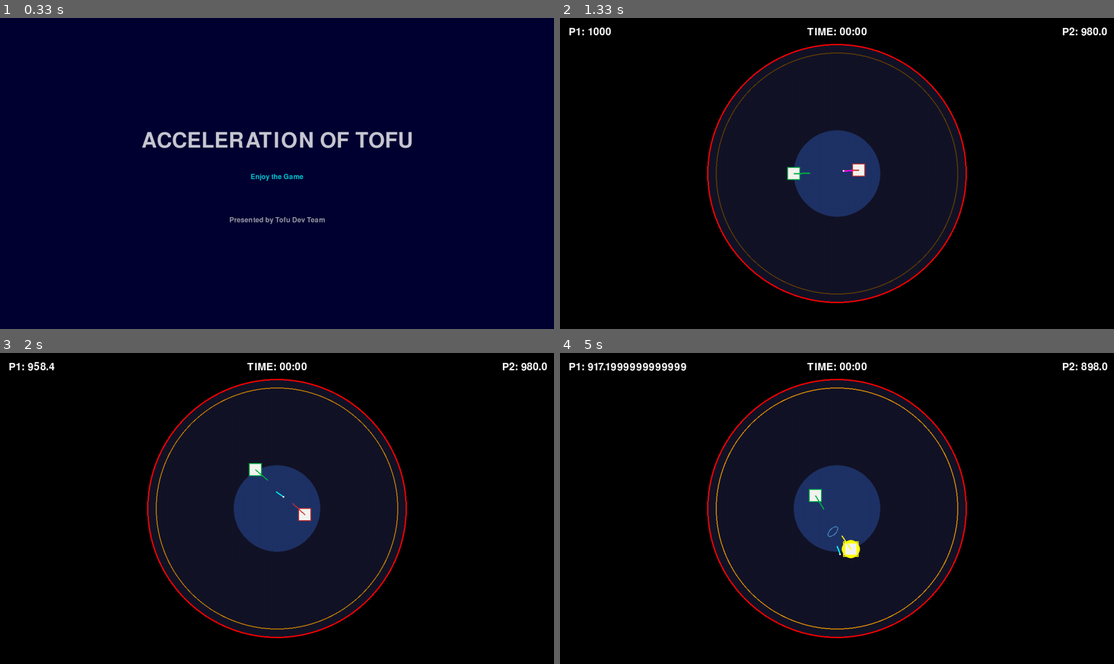
Above: before the commit, frames 1-4 (two rows, left to right).
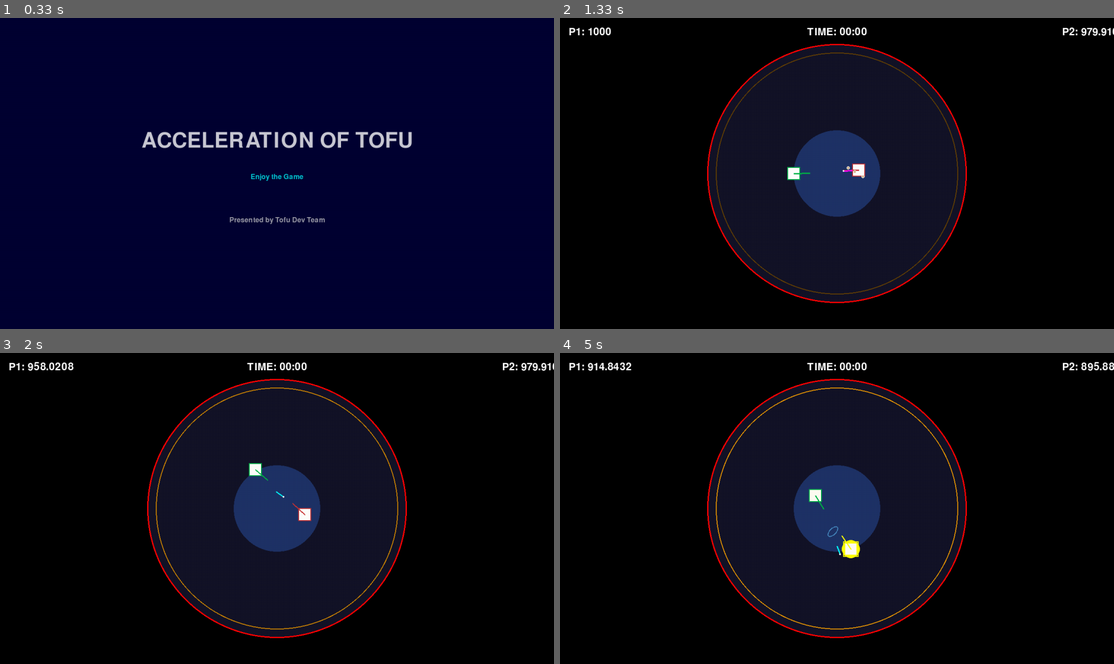
Above: after the commit, the same moments.

Repository: YuujiKamura/Acceleration-of-Tofu
Game: pygame game, started from main.py
The game is run twice, just before and just after one commit, with the same random seed, the same clock (stepped at 60 frames per second) and the same inputs.
Inputs:
- Up to frame 1 (0.33 s): no input
- Up to frame 2 (1.33 s): hold Right 0.33-0.8 s; tap Enter at 0.83 s; tap J at 1.17 s
- Up to frame 3 (2 s): hold Up 1.5-1.8 s; tap J at 1.57, 1.9 s; hold Right from 1.83 s (still down); tap K at 1.98 s
- Up to frame 4 (5 s): tap J at 2.2, 2.4, 2.7, 2.97, 3.3, 3.6, 3.73, 4.13, 4.43, 4.8 s; release Right at 2.3 s; hold Left 2.33-2.87 s; hold Down 2.9-3.2 s; hold Left 3.23-3.63 s; tap K at 3.38, 4.88 s; hold Up 3.67-4.03 s; hold Right 4.07-4.7 s; hold Down from 4.73 s (still down)

Frame 1 is identical in both runs. In frame 2, 0.1% of the frame differs, in the area x 51-100%, y 2-52%; in frame 3, 0.2%; in frame 4, 0.4%, in the area x 6-100%, y 2-6%.

Commit message:
Implement Fermentation system: sticky aura, aging damage multiplier, bean loss/recovery, and visual effects (Gemini CLI)

Diff:
--- a/game/game.py
+++ b/game/game.py
@@ -2,16 +2,25 @@
 import math
 import json
 import os
+import random
 from game.constants import (
     ARENA_CENTER_X, ARENA_CENTER_Y, ACTION_NAMES,
     SCREEN_WIDTH, SCREEN_HEIGHT, DEFAULT_KEY_MAPPING_P1, DEFAULT_KEY_MAPPING_P2,
-    MAX_HEALTH, JAPANESE_FONT_NAMES, DEFAULT_FONT
+    MAX_HEALTH, JAPANESE_FONT_NAMES, DEFAULT_FONT,
+    TOFU_WHITE, YELLOW, MAGENTA, CYAN,
+    SHIELD_DURATION, DASH_COOLDOWN, PLAYER_SPEED, PLAYER_DASH_SPEED,
+    MAX_HEAT, MAX_HYPER,
+    HYPER_CONSUMPTION_RATE, HYPER_DECREASE_RATE_AT_BORDER, HYPER_ACTIVATION_COST,
+    HYPER_DURATION, DASH_RING_DURATION, HEAT_DECREASE_RATE,
+    WEAPON_TYPES
 )
 from game.player import Player
 from game.arena import Arena
 from game.hud import HUD
 from game.ai import AIController
 from game.states import TitleState
+from game.weapon import Weapon
+from game.projectile import BeamProjectile, BallisticProjectile, MeleeProjectile
 
 class Game:
     def __init__(self, screen, debug=False, enable_audio=True, enable_title_background=True):
@@ -311,16 +320,12 @@
                 overlap = min_dist - distance
 
             # 半分ずつ押し戻す基本ロジックを、水分量（重さ）に応じて調整
-            # 水分量が多いほど重く、動かされにくい
-            # w1, w2 は重さの比率 (0.5 ~ 1.0)
             w1 = 0.5 + (self.player1.water_level / 100.0) * 0.5
             w2 = 0.5 + (self.player2.water_level / 100.0) * 0.5
 
-            # 合計の重さに対する比率で押し戻し量を決める
-            # 軽い方(wが小さい方)がより大きく動く
             total_w = w1 + w2
-            ratio1 = w2 / total_w # player2が重いほどplayer1が大きく動く
-            ratio2 = w1 / total_w # player1が重いほどplayer2が大きく動く
+            ratio1 = w2 / total_w
+            ratio2 = w1 / total_w
 
             self.player1.x += math.cos(angle) * (overlap * ratio1)
             self.player1.y += math.sin(angle) * (overlap * ratio1)
@@ -328,33 +333,50 @@
             self.player2.y -= math.sin(angle) * (overlap * ratio2)
 
         # プレイヤーと弾の衝突判定
+        from game.projectile import SoybeanCollectible
         for proj in self.projectiles[:]:
+            # 豆（コレクタブル）の回収判定
+            if isinstance(proj, SoybeanCollectible):
+                # プレイヤー1の回収
+                dist1 = math.sqrt((self.player1.x - proj.x)**2 + (self.player1.y - proj.y)**2)
+                if dist1 < (self.player1.radius + proj.radius + 10):
+                    self.player1.beans = min(100.0, self.player1.beans + 5.0)
+                    proj.is_dead = True
+                    continue
+                # プレイヤー2の回収
+                dist2 = math.sqrt((self.player2.x - proj.x)**2 + (self.player2.y - proj.y)**2)
+                if dist2 < (self.player2.radius + proj.radius + 10):
+                    self.player2.beans = min(100.0, self.player2.beans + 5.0)
+                    proj.is_dead = True
+                    continue
+                continue
+
             # プレイヤー1との衝突
             if proj.owner != self.player1 and self.player1.collides_with(proj):
                 damage = proj.damage
-                # ヒートに応じてダメージ増加
                 if not self.player1.is_shielding():
                     damage = damage * (1 + self.player1.heat / 100)
                     self.player1.take_damage(damage)
+                    # 豆をドロップ
+                    self.spawn_beans(self.player1.x, self.player1.y, 3)
                     proj.on_hit(self.player1)
                     if proj in self.projectiles:
                         self.projectiles.remove(proj)
                 else:
-                    # シールド中は弾を反射
                     proj.reflect(self.player1)
 
             # プレイヤー2との衝突
             elif proj.owner != self.player2 and self.player2.collides_with(proj):
                 damage = proj.damage
-                # ヒートに応じてダメージ増加
                 if not self.player2.is_shielding():
                     damage = damage * (1 + self.player2.heat / 100)
                     self.player2.take_damage(damage)
+                    # 豆をドロップ
+                    self.spawn_beans(self.player2.x, self.player2.y, 3)
                     proj.on_hit(self.player2)
                     if proj in self.projectiles:
                         self.projectiles.remove(proj)
                 else:
-                    # シールド中は弾を反射
                     proj.reflect(self.player2)
 
     def draw(self):
@@ -365,92 +387,61 @@
         """サーフェスにゲーム画面を描画（アドバタイズモード用）"""
         # バックバッファを作成
         buffer = pygame.Surface((SCREEN_WIDTH, SCREEN_HEIGHT))
-        buffer.fill((0, 0, 0))  # 黒で初期化
-
-        # プレイヤー間の距離を計算
+        buffer.fill((0, 0, 0))
+
         dx = self.player1.x - self.player2.x
         dy = self.player1.y - self.player2.y
         distance = math.sqrt(dx*dx + dy*dy)
 
-        # 距離に基づいてズーム率を計算
-        min_distance = 150  # これ以下の距離では最大ズーム
-        max_distance = 400  # これ以上の距離では最小ズーム
-        max_zoom = 1.5      # 最大ズーム率
-        min_zoom = 1.0      # 最小ズーム率
-
-        # 目標ズーム率の計算
+        min_distance = 150
+        max_distance = 400
+        max_zoom = 1.5
+        min_zoom = 1.0
+
         if distance <= min_distance:
             current_zoom = max_zoom
         elif distance >= max_distance:
             current_zoom = min_zoom
         else:
-            # 線形補間でズーム率を決定
             ratio = (distance - min_distance) / (max_distance - min_distance)
             current_zoom = max_zoom - ratio * (max_zoom - min_zoom)
 
-        # アリーナの描画（バッファに）
         self.arena.draw(buffer)
-
-        # 弾の描画（バッファに）
         for proj in self.projectiles:
             proj.draw(buffer)
-
-        # プレイヤーの描画（バッファに）
         self.player1.draw(buffer)
         self.player2.draw(buffer)
-
-        # エフェクトの描画（バッファに）
         for effect in self.effects:
             effect.draw(buffer)
 
-        # プレイヤーの中間点を計算
         center_x = (self.player1.x + self.player2.x) / 2
         center_y = (self.player1.y + self.player2.y) / 2
 
-        # ズーム後のサイズを計算
-        zoomed_width = int(SCREEN_WIDTH * current_zoom)
-        zoomed_height = int(SCREEN_HEIGHT * current_zoom)
-
-        # ズーム中心点からの切り出し位置を計算
         clip_x = int(center_x - SCREEN_WIDTH / (2 * current_zoom))
         clip_y = int(center_y - SCREEN_HEIGHT / (2 * current_zoom))
 
-        # 切り出し位置がスクリーン範囲内に収まるよう調整
-        if clip_x < 0:
-            clip_x = 0
-        if clip_y < 0:
-            clip_y = 0
+        if clip_x < 0: clip_x = 0
+        if clip_y < 0: clip_y = 0
         if clip_x + int(SCREEN_WIDTH / current_zoom) > SCREEN_WIDTH:
             clip_x = max(0, SCREEN_WIDTH - int(SCREEN_WIDTH / current_zoom))
         if clip_y + int(SCREEN_HEIGHT / current_zoom) > SCREEN_HEIGHT:
             clip_y = max(0, SCREEN_HEIGHT - int(SCREEN_HEIGHT / current_zoom))
 
-        # 切り出しサイズがスクリーンを超えないよう調整
         clip_width = min(int(SCREEN_WIDTH / current_zoom), SCREEN_WIDTH - clip_x)
         clip_height = min(int(SCREEN_HEIGHT / current_zoom), SCREEN_HEIGHT - clip_y)
 
-        # バッファから領域を切り出し
         try:
             clip_area = pygame.Rect(clip_x, clip_y, clip_width, clip_height)
             clipped_buffer = buffer.subsurface(clip_area)
-
-            # 切り出した領域をズーム
             zoomed_width = int(clip_width * current_zoom)
             zoomed_height = int(clip_height * current_zoom)
             zoomed_buffer = pygame.transform.scale(clipped_buffer, (zoomed_width, zoomed_height))
-
-            # 指定されたサーフェスに描画
-            surface.fill((0, 0, 0))  # サーフェスをクリア
-
-            # ズームした画像をサーフェスの中央に配置
+            surface.fill((0, 0, 0))
             dest_x = int(SCREEN_WIDTH/2 - zoomed_width/2)
             dest_y = int(SCREEN_HEIGHT/2 - zoomed_height/2)
             surface.blit(zoomed_buffer, (dest_x, dest_y))
-        except ValueError as e:
-            # 切り出し範囲が不正な場合はバックアップとしてそのまま描画
+        except ValueError:
             surface.blit(buffer, (0, 0))
-
-        # HUDは描画しない（アドバタイズモードでは不要）
 
     def add_projectile(self, projectile):
         """弾を追加"""
@@ -459,6 +450,14 @@
     def add_effect(self, effect):
         """エフェクトを追加"""
         self.effects.append(effect)
+
+    def spawn_beans(self, x, y, count):
+        """指定した場所に豆をドロップする"""
+        from game.projectile import SoybeanCollectible
+        for _ in range(count):
+            bx = x + random.uniform(-20, 20)
+            by = y + random.uniform(-20, 20)
+            self.projectiles.append(SoybeanCollectible(bx, by))
 
     def reset_players(self):
         """プレイヤーの状態をリセット"""
--- a/game/hud.py
+++ b/game/hud.py
@@ -162,9 +162,33 @@
         water_text_rect.topleft = (water_x + water_width + 10, water_y)
         screen.blit(water_text, water_text_rect)
 
+        # 豆量ゲージ (茶色系)
+        bean_width = 150
+        bean_height = 10
+        bean_x = x
+        bean_y = y + 135
+        bean_percent = min(1.0, player.beans / 100.0)
+        pygame.draw.rect(screen, GRAY, (bean_x, bean_y, bean_width, bean_height))
+        pygame.draw.rect(screen, (139, 69, 19), (bean_x, bean_y, bean_width * bean_percent, bean_height))
+        pygame.draw.rect(screen, WHITE, (bean_x, bean_y, bean_width, bean_height), 1)
+        bean_text = self.font.render(f"豆: {int(player.beans)}%", True, WHITE)
+        screen.blit(bean_text, (bean_x + bean_width + 10, bean_y - 5))
+
+        # 熟成度ゲージ (黄金色系)
+        aging_width = 150
+        aging_height = 10
+        aging_x = x
+        aging_y = y + 155
+        aging_percent = min(1.0, player.aging / 100.0)
+        pygame.draw.rect(screen, GRAY, (aging_x, aging_y, aging_width, aging_height))
+        pygame.draw.rect(screen, (255, 215, 0), (aging_x, aging_y, aging_width * aging_percent, aging_height))
+        pygame.draw.rect(screen, WHITE, (aging_x, aging_y, aging_width, aging_height), 1)
+        aging_text = self.font.render(f"熟成: {int(player.aging)}%", True, WHITE)
+        screen.blit(aging_text, (aging_x + aging_width + 10, aging_y - 5))
+
         # ハイパーモード中表示
         if hasattr(player, 'is_hyper_active') and player.is_hyper_active:
             status_text = self.font_large.render("ハイパーモード発動中! (ダメージ2倍)", True, YELLOW)
             status_rect = status_text.get_rect()
-            status_rect.topleft = (x, y + 140)
+            status_rect.topleft = (x, y + 180)
             screen.blit(status_text, status_rect)
--- a/game/player.py
+++ b/game/player.py
@@ -188,6 +188,10 @@
         self.base_radius = 15  # 基本の当たり判定半径
         self.radius = self.base_radius
         self.water_level = 100.0 # 水分量 (%)
+        self.beans = 100.0       # 豆の量 (%)
+        self.aging = 0.0         # 熟成度 (0.0 - 100.0)
+        self.is_fermented = False # 発酵状態 (納豆モード)
+        self.ferment_particles = [] # 発酵エフェクト用
         self.is_player1 = is_player1
         # 色を変更（プレイヤー1はネギ色、プレイヤー2は紅生姜色）
         self.color = NEGI_GREEN if is_player1 else BENI_RED
@@ -347,6 +351,29 @@
         dx = opponent.x - self.x
         dy = opponent.y - self.y
         self.facing_angle = math.atan2(dy, dx)
+
+        # 熟成度の更新 (時間経過)
+        self.aging = min(100.0, self.aging + 0.02) # 1フレームにつき0.02%熟成 (約83秒で最大)
+        if self.aging >= 100.0 and not self.is_fermented:
+            self.is_fermented = True
+            if self.game and "hyper" in self.game.sounds:
+                self.game.sounds["hyper"].play() # 発酵時のSE
+
+        # 発酵エフェクト（糸を引くパーティクル）の生成
+        if self.is_fermented:
+            import random
+            if random.random() < 0.3: # 30%の確率で生成
+                self.ferment_particles.append({
+                    "x": self.x + random.uniform(-10, 10),
+                    "y": self.y + random.uniform(-10, 10),
+                    "life": 30
+                })
+
+        # パーティクルの更新
+        for p in self.ferment_particles[:]:
+            p["life"] -= 1
+            if p["life"] <= 0:
+                self.ferment_particles.remove(p)
 
         # 移動前の位置を保存
         self.prev_x = self.x
@@ -570,6 +597,15 @@
 
         # 速度を適用
         speed = self.dash_speed if self.is_dashing else self.speed
+
+        # 発酵（粘り）オーラによる減速
+        # 相手が発酵状態かつ近い場合、速度を大幅に下げる
+        opponent = self.game.player2 if self.is_player1 else self.game.player1
+        if opponent.is_fermented:
+            dist = math.sqrt((self.x - opponent.x)**2 + (self.y - opponent.y)**2)
+            if dist < 100: # 100ピクセル以内
+                speed *= 0.4 # 60%減速
+
         if self.is_dashing:
             # ダッシュ中は保存した方向に移動
             move_x = self.dash_direction_x * speed
@@ -598,12 +634,16 @@
             return
 
         # 武器A (key_states を参照)
-        if key_states["weapon_a"] and self.shoot_cooldown <= 0:
+        if key_states["weapon_a"] and self.shoot_cooldown <= 0 and self.beans > 0:
             weapon = self.weapons["weapon_a"]
+            # 熟成度に応じたダメージ倍率 (1.0 - 2.0)
+            damage_mult = 1.0 + (self.aging / 100.0)
             projectile = self.create_projectile(weapon, opponent)
             if projectile and self.game:
+                projectile.damage *= damage_mult
                 self.game.add_projectile(projectile)
             self.shoot_cooldown = weapon.cooldown
+            self.beans = max(0.0, self.beans - 2.0) # 豆を消費
 
         # 武器B (key_states を参照)
         if key_states["weapon_b"] and self.shoot_cooldown <= 0 and not self.weapon_b_burst_active:
@@ -753,6 +793,8 @@
         # シールド中はダメージを受けない
         if not self.is_shield_active:
             self.health -= amount
+            # ダメージを受けると豆（実体）も削れる
+            self.beans = max(0.0, self.beans - amount * 0.5)
             # ハイパーゲージが増加（amount/10からamount/5に増加）
             self.hyper_gauge = min(MAX_HYPER, self.hyper_gauge + amount / 5)
 
@@ -801,13 +843,34 @@
             color = MAGENTA if self.is_player1 else YELLOW
 
         # 白い四角形（豆腐）
+        # 熟成度に応じて色を黄色（黄金色）に近づける
+        aging_factor = self.aging / 100.0
+        # TOFU_WHITE (255, 255, 255) -> Golden (255, 215, 0)
+        r = 255
+        g = int(255 - (255 - 215) * aging_factor)
+        b = int(255 - 255 * aging_factor)
+        aging_color = (r, g, b)
+
+        # 発酵状態なら納豆色に
+        if self.is_fermented:
+            aging_color = (139, 69, 19) # Natto Brown
+
         base_rect = pygame.Rect(
             int(self.x - self.square_size/2),
             int(self.y - self.square_size/2),
             self.square_size,
             self.square_size
         )
-        pygame.draw.rect(screen, TOFU_WHITE, base_rect)
+        pygame.draw.rect(screen, aging_color, base_rect)
+
+        # 発酵パーティクル（糸）の描画
+        for p in self.ferment_particles:
+            alpha = int(255 * (p["life"] / 30.0))
+            # PygameのdrawはRGBAを直接扱えない場合があるため簡易的に
+            p_color = (210, 180, 140) # 糸の色
+            pygame.draw.circle(screen, p_color, (int(p["x"]), int(p["y"])), 2)
+            # 糸っぽく本体と繋ぐ
+            pygame.draw.line(screen, p_color, (int(self.x), int(self.y)), (int(p["x"]), int(p["y"])), 1)
 
         # 四角形の上に色付きの線（ネギまたは紅生姜）
         border_rect = pygame.Rect(
--- a/game/projectile.py
+++ b/game/projectile.py
@@ -165,3 +165,30 @@
         super().on_hit(target)
         # ハイパーゲージが大きく増加
         self.owner.hyper_gauge = min(MAX_HYPER, self.owner.hyper_gauge + 15)
+
+class SoybeanCollectible(Projectile):
+    """回収可能な豆（おから）"""
+    def __init__(self, x, y):
+        # 弾ではないので angle=0, damage=0, owner=None
+        super().__init__(x, y, 0, 0, None)
+        self.speed = 0
+        self.radius = 4
+        self.lifetime = 300 # 5秒間存在
+        self.color = (210, 180, 140) # 薄茶色
+
+    def update(self):
+        """状態更新（ふわふわ漂う）"""
+        self.lifetime -= 1
+        if self.lifetime <= 0:
+            self.is_dead = True
+
+        # 少しだけ動く（ランダムな微動）
+        import random
+        self.x += random.uniform(-0.5, 0.5)
+        self.y += random.uniform(-0.5, 0.5)
+
+    def draw(self, screen):
+        """描画"""
+        pygame.draw.circle(screen, self.color, (int(self.x), int(self.y)), self.radius)
+        # 縁取り
+        pygame.draw.circle(screen, WHITE, (int(self.x), int(self.y)), self.radius, 1)
--- a/tests/test_game_integration.py
+++ b/tests/test_game_integration.py
@@ -57,8 +57,13 @@
         # プレイヤー1のHPが減少していることを確認
         assert game.player1.health < 1000  # MAX_HEALTHが1000に変更されたため修正
 
-        # 弾が消えていることを確認
-        assert len(game.projectiles) == 0
+        # 弾が消えていることを確認 (ただし、代わりに豆（おから）が3つ生成されている)
+        # SoybeanCollectible も projectiles に追加されるため、その数を考慮
+        from game.projectile import SoybeanCollectible
+        bean_count = len([p for p in game.projectiles if isinstance(p, SoybeanCollectible)])
+        assert bean_count == 3
+        # 元の攻撃弾（BeamProjectile等）は消えているはず
+        assert len(game.projectiles) == bean_count
 
     def test_player_shield_blocks_projectile(self, setup_game):
         """シールドが弾をブロックするテスト"""
